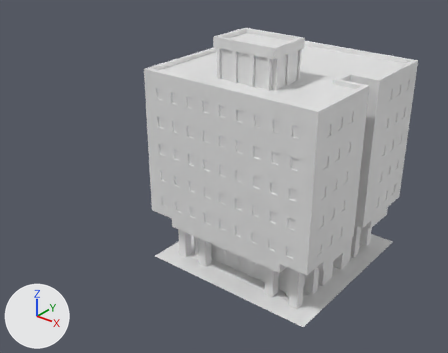
The Blender file towns/temperate/1440-1443.blend, before and after one commit.
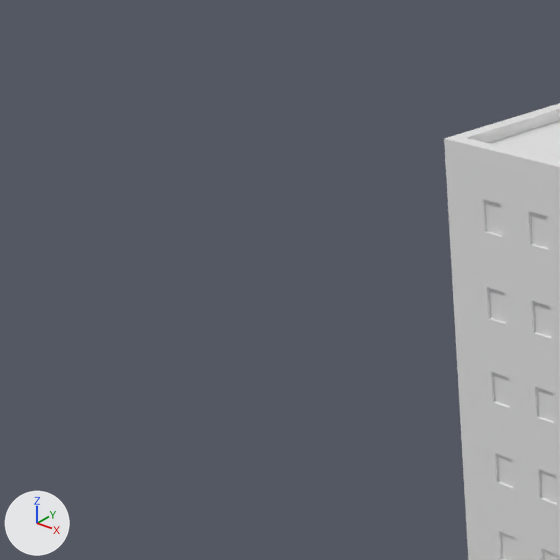
Each version is shown from a 50 mm camera at (-21.62, -5.2, 3.93) aimed at (-26.89, 1.38, -0.16), then close up on the part from 0% to 40% of the width and 7% to 58% of the height. Lighting does not change. The marker at lower left points along +X, +Y and +Z.
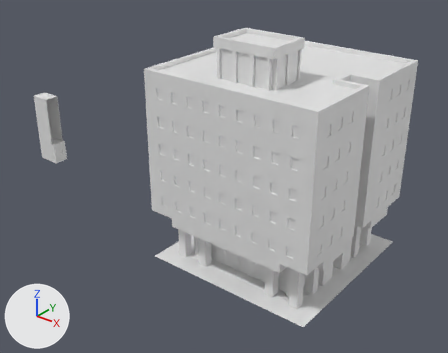
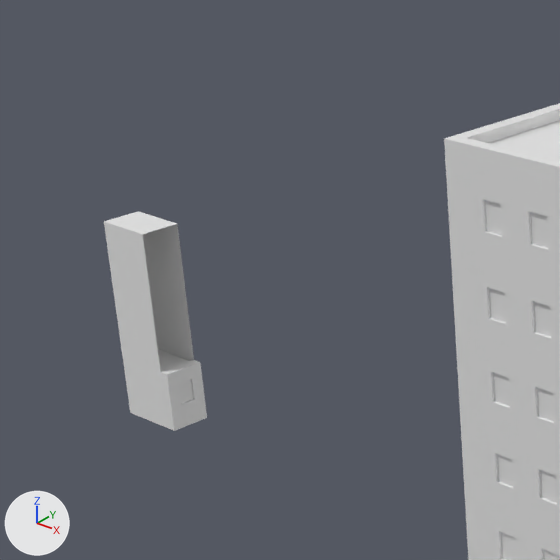
Pixel boxes [x1, y1, x2, y2] of what changed, in the close-ups (560 x 560 px):
'Cube', added
    after: [104, 211, 194, 428]
'Plane.2539', added
    after: [161, 360, 207, 431]
'Cube.001', added
    after: [158, 349, 189, 372]

The change, as a diff of the scene's bpy script:
```diff
--- a/towns/temperate/1440-1443.blend.py
+++ b/towns/temperate/1440-1443.blend.py
@@ mat_special_background @@
+mat_special_background = bpy.data.materials.new('Special_Background')
@@ me_cube @@
+me_cube.from_pydata([(-0.3, -0.1, 0.0), (-0.3, 0.1, 0.0), (0.0, 0.1, 0.0), (0.0, -0.1, 0.0), (-0.3, -0.1, 1.0), (-0.3, 0.1, 1.0), (0.0, 0.1, 1.0), (0.0, -0.1, 1.0)], [], [(4, 5, 1, 0), (5, 6, 2, 1), (7, 4, 0, 3), (0, 1, 2, 3), (7, 6, 5, 4)])
+me_cube.materials.append(mat_special_background)
@@ me_cube_001 @@
+me_cube_001.from_pydata(...)  # a box spanning x -0.29..0.0, y -0.09..0.09, z 0.01..0.29
+me_cube_001.materials.append(mat_concrete_greymid)
@@ ob_cube @@
+ob_cube = bpy.data.objects.new('Cube', me_cube)
+ob_cube.location = (-29.0, 0.0, 0.0)
@@ ob_plane_2539 @@
+ob_plane_2539 = bpy.data.objects.new('Plane.2539', me_plane_020)
+ob_plane_2539.location = (-28.95, 0.1, 0.0)
+ob_plane_2539.rotation_euler = (0.0, 0.0, -1.571)  # degrees (0, 0, -90)
@@ ob_cube_001 @@
+ob_cube_001 = bpy.data.objects.new('Cube.001', me_cube_001)
+ob_cube_001.location = (-29.0, 0.0, 0.0)
```
